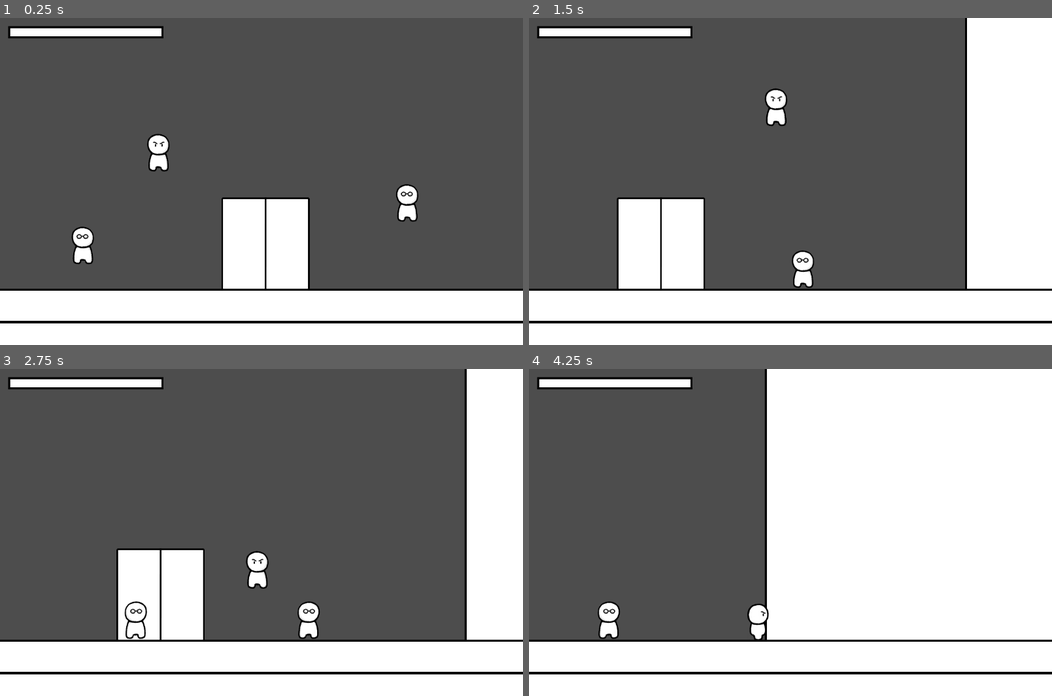
Above: before the commit, frames 1-4 (two rows, left to right).
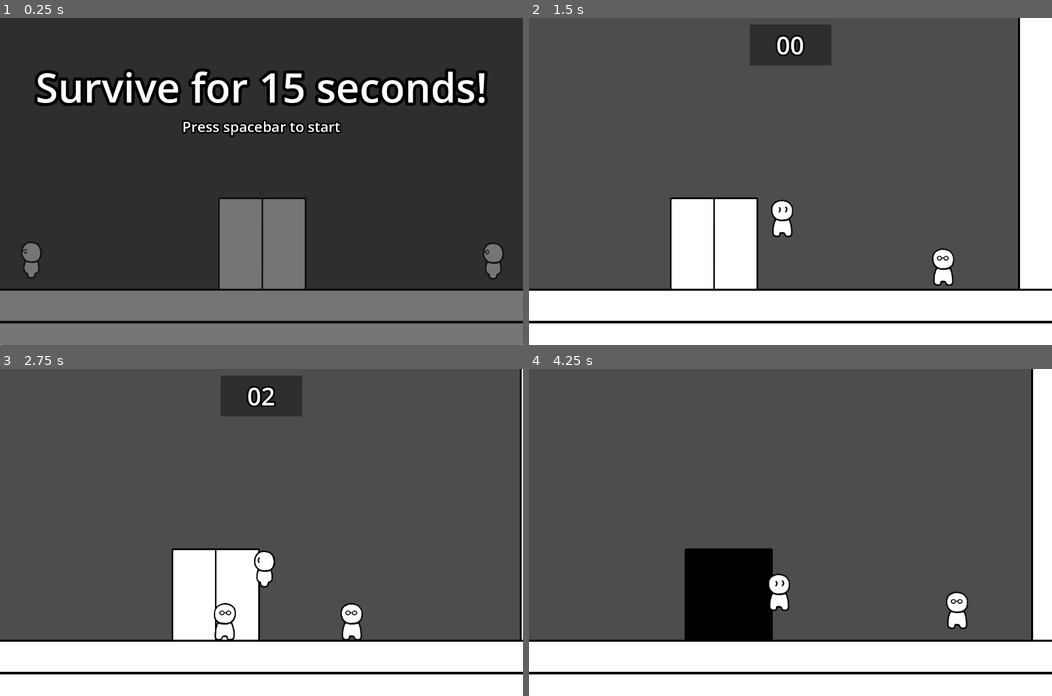
Above: after the commit, the same moments.

Repository: lluukinha/PildasMustFlee
Game: Godot game, scene res://scenes/levels/Level0.tscn
Same seed, same stepped clock (60 frames per second), same inputs: the game is played once before the commit and once after it. Before the commit the project starts from res://scenes/main.tscn.
Inputs:
- Up to frame 1 (0.25 s): no input
- Up to frame 2 (1.5 s): tap Space (Jump) at 0.5, 0.77, 1.07 s; hold D (MoveRight) from 0.53 s (still down); tap Z (Attack) at 0.6 s; tap X (Dash) at 0.8, 1.35 s
- Up to frame 3 (2.75 s): tap Space (Jump) at 1.52, 1.82, 2.3 s; tap Q (Transform) at 1.55, 2.1 s; release D (MoveRight) at 2.03 s; hold A (MoveLeft) from 2.03 s (still down)
- Up to frame 4 (4.25 s): release A (MoveLeft) at 2.78 s; hold D (MoveRight) from 2.78 s (still down); tap Space (Jump) at 2.85, 3.02, 3.32, 3.77, 4.07 s; tap Z (Attack) at 3.05, 3.6 s; tap X (Dash) at 3.8 s

The runs differ from the first frame. In frame 1, 98% of the frame differs, in the area x 0-100%, y 0-100%; in frame 2, 19%; in frame 3, 19%; in frame 4, 48%.

Commit message:
Level0 finished

Diff:
--- a/player.gd
+++ b/player.gd
@@ -1,5 +1,7 @@
 extends CharacterBody2D
 class_name Player
+
+signal died
 
 const NORMAL_SPEED = 300.0
 const DASH_SPEED = NORMAL_SPEED * 5
@@ -7,29 +9,47 @@
 
 const DASH: PowerUp = preload("res://powerups/dash.tres")
 const DOUBLE_JUMP: PowerUp = preload("res://powerups/double_jump.tres")
-const FIST = preload("res://scenes/powerups/fist.tscn")
+const FIST: PowerUp = preload("res://powerups/fist.tres")
+const FIST_SCENE = preload("res://scenes/powerups/fist.tscn")
 
 @onready var power_up_manager: PowerUpManager = %PowerUpManager
-@onready var body_animation: AnimatedSprite2D = %BodyAnimation
 @onready var fist: Sprite2D = $Visuals/fist
 @onready var attack_animation: AnimationPlayer = $AttackAnimation
 @onready var visuals: Node2D = %Visuals
 @onready var health_component: HealthComponent = $HealthComponent
+@onready var enemy_hurtbox_area: Area2D = %EnemyHurtboxArea
+
+@onready var angry_body_animation: AnimatedSprite2D = %AngryBodyAnimation
+@onready var normal_body_animation: AnimatedSprite2D = %NormalBodyAnimation
+
 
 
 # Get the gravity from the project settings to be synced with RigidBody nodes.
 var gravity = ProjectSettings.get_setting("physics/2d/default_gravity")
 
+var body_animation: AnimatedSprite2D
+
 var isFacingLeft = false
-var canDoubleJump = false
 var jumpCount = 0
 var maxJumps = 1
 var speed = NORMAL_SPEED
 var isTransformed = false
 var canMove = true
 
+var canDoubleJump = false
+var canDash = false
+var canAttack = false
+
 func _ready():
+	body_animation = normal_body_animation
+	angry_body_animation.visible = false
 	loadPowerUps()
+	enemy_hurtbox_area.body_entered.connect(on_enemy_body_entered)
+
+
+func on_enemy_body_entered(other_area: Node2D):
+	if other_area is BasicEnemy:
+		died.emit()
 
 
 func _physics_process(delta):
@@ -45,7 +65,7 @@
 
 func handle_keys_pressed():
 	# Handle dash
-	if Input.is_action_just_pressed("Dash"):
+	if  canDash && Input.is_action_just_pressed("Dash"):
 		dash()
 
 	# Handle jump.
@@ -53,11 +73,11 @@
 		jump()
 
 	# Handle attack
-	if Input.is_action_just_pressed("Attack"):
+	if canAttack && Input.is_action_just_pressed("Attack"):
 		attack()
 
-	if Input.is_action_just_pressed("Transform"):
-		isTransformed = !isTransformed
+	#if Input.is_action_just_pressed("Transform"):
+		#isTransformed = !isTransformed
 
 	# Get the input direction and handle the movement/deceleration.
 	# As good practice, you should replace UI actions with custom gameplay actions.
@@ -104,9 +124,13 @@
 			maxJumps = 2
 
 		elif (power_up.id == DASH.id):
+			canDash = true
 			var dashController = power_up.controller.instantiate() as DashPowerUpController
 			get_tree().get_first_node_in_group("power_up_controllers").add_child(dashController)
 			dashController.DashFinish.connect(on_dash_finish)
+
+		elif (power_up.id == FIST.id):
+			canAttack = true
 
 
 func attack():
--- a/player.tscn
+++ b/player.tscn
@@ -1,11 +1,11 @@
-[gd_scene load_steps=16 format=3 uid="uid://bcjmjkd0qgnok"]
+[gd_scene load_steps=23 format=3 uid="uid://bcjmjkd0qgnok"]
 
 [ext_resource type="Script" path="res://player.gd" id="1_wh2cd"]
 [ext_resource type="Texture2D" uid="uid://6skxsei2jaak" path="res://sprites/walking_player.png" id="2_ya0tt"]
 [ext_resource type="PackedScene" uid="uid://cacv685tn8dx5" path="res://scenes/manager/PowerUpManager.tscn" id="3_l2d8r"]
-[ext_resource type="Resource" uid="uid://j84qv01213ye" path="res://powerups/double_jump.tres" id="4_dcsue"]
+[ext_resource type="Texture2D" uid="uid://bpucx7emsmr6w" path="res://sprites/player.png" id="5_5vws1"]
 [ext_resource type="PackedScene" uid="uid://g38lucl12bnx" path="res://scenes/components/health_component.tscn" id="5_aj802"]
-[ext_resource type="Resource" uid="uid://ioos53twghib" path="res://powerups/dash.tres" id="5_lqfo4"]
+[ext_resource type="Texture2D" uid="uid://bsdh6vobb4dcs" path="res://sprites/player_inverted.png" id="6_vnaes"]
 
 [sub_resource type="AtlasTexture" id="AtlasTexture_imtax"]
 atlas = ExtResource("2_ya0tt")
@@ -56,6 +56,59 @@
 "speed": 5.0
 }]
 
+[sub_resource type="AtlasTexture" id="AtlasTexture_6p1ln"]
+atlas = ExtResource("5_5vws1")
+region = Rect2(0, 0, 62, 106)
+
+[sub_resource type="AtlasTexture" id="AtlasTexture_21ob0"]
+atlas = ExtResource("5_5vws1")
+region = Rect2(0, 0, 62, 106)
+
+[sub_resource type="AtlasTexture" id="AtlasTexture_87hcc"]
+atlas = ExtResource("5_5vws1")
+region = Rect2(128, 0, 61, 106)
+
+[sub_resource type="AtlasTexture" id="AtlasTexture_21k03"]
+atlas = ExtResource("6_vnaes")
+region = Rect2(496, 0, 62, 106)
+
+[sub_resource type="AtlasTexture" id="AtlasTexture_bv4a2"]
+atlas = ExtResource("6_vnaes")
+region = Rect2(372, 0, 62, 106)
+
+[sub_resource type="SpriteFrames" id="SpriteFrames_gn0ha"]
+animations = [{
+"frames": [{
+"duration": 1.0,
+"texture": SubResource("AtlasTexture_6p1ln")
+}],
+"loop": true,
+"name": &"default",
+"speed": 5.0
+}, {
+"frames": [{
+"duration": 1.0,
+"texture": SubResource("AtlasTexture_21ob0")
+}, {
+"duration": 1.0,
+"texture": SubResource("AtlasTexture_87hcc")
+}],
+"loop": true,
+"name": &"walk",
+"speed": 5.0
+}, {
+"frames": [{
+"duration": 1.0,
+"texture": SubResource("AtlasTexture_21k03")
+}, {
+"duration": 1.0,
+"texture": SubResource("AtlasTexture_bv4a2")
+}],
+"loop": true,
+"name": &"walk_left",
+"speed": 5.0
+}]
+
 [sub_resource type="CircleShape2D" id="CircleShape2D_3x2wq"]
 radius = 10.232
 
@@ -72,22 +125,29 @@
 "punch": SubResource("Animation_fsco0")
 }
 
+[sub_resource type="CircleShape2D" id="CircleShape2D_2wubg"]
+
 [node name="Player" type="CharacterBody2D" groups=["player"]]
 script = ExtResource("1_wh2cd")
 
 [node name="PowerUpManager" parent="." instance=ExtResource("3_l2d8r")]
 unique_name_in_owner = true
-resources = Array[Resource("res://powerups/power_up.gd")]([ExtResource("4_dcsue"), ExtResource("5_lqfo4")])
 
 [node name="HealthComponent" parent="." instance=ExtResource("5_aj802")]
+max_health = 1.0
 
 [node name="PowerUpControllers" type="Node2D" parent="." groups=["power_up_controllers"]]
 
 [node name="Visuals" type="Node2D" parent="."]
 
-[node name="BodyAnimation" type="AnimatedSprite2D" parent="Visuals"]
+[node name="AngryBodyAnimation" type="AnimatedSprite2D" parent="Visuals"]
 unique_name_in_owner = true
 sprite_frames = SubResource("SpriteFrames_3yia7")
+offset = Vector2(0, -47)
+
+[node name="NormalBodyAnimation" type="AnimatedSprite2D" parent="Visuals"]
+unique_name_in_owner = true
+sprite_frames = SubResource("SpriteFrames_gn0ha")
 offset = Vector2(0, -47)
 
 [node name="Collider" type="CollisionShape2D" parent="."]
@@ -99,3 +159,13 @@
 libraries = {
 "": SubResource("AnimationLibrary_oiwoy")
 }
+
+[node name="EnemyHurtboxArea" type="Area2D" parent="."]
+unique_name_in_owner = true
+collision_layer = 0
+collision_mask = 2
+
+[node name="CollisionShape2D" type="CollisionShape2D" parent="EnemyHurtboxArea"]
+position = Vector2(1, -44)
+scale = Vector2(1.76, 4.4)
+shape = SubResource("CircleShape2D_2wubg")
--- /dev/null
+++ b/powerups/fist.tres
@@ -0,0 +1,8 @@
+[gd_resource type="Resource" script_class="PowerUp" load_steps=2 format=3 uid="uid://655p2swecnua"]
+
+[ext_resource type="Script" path="res://powerups/power_up.gd" id="1_r50rr"]
+
+[resource]
+resource_name = "Double Jump"
+script = ExtResource("1_r50rr")
+id = "fist"
--- a/project.godot
+++ b/project.godot
@@ -11,7 +11,7 @@
 [application]
 
 config/name="PildasMustRun"
-run/main_scene="res://scenes/main.tscn"
+run/main_scene="res://scenes/levels/Level0.tscn"
 config/features=PackedStringArray("4.2", "Forward Plus")
 config/icon="res://icon.svg"
 
--- a/scenes/GameCamera.gd
+++ b/scenes/GameCamera.gd
@@ -17,6 +17,6 @@
 func acquire_target():
 	var player_node = get_tree().get_first_node_in_group("player") as Player
 	if player_node != null:
-		var offsetX = 800 if player_node.isFacingLeft else 400
+		var offsetX = 800 if player_node.isFacingLeft else 500
 		var posX = player_node.global_position.x - offsetX
 		target_position = Vector2(posX, global_position.y)
--- a/scenes/game_objects/basic_enemy.gd
+++ b/scenes/game_objects/basic_enemy.gd
@@ -46,6 +46,14 @@
 		move_and_slide()
 
 
+func stopMovement():
+	canMove = false
+
+
+func startMovement():
+	canMove = true
+
+
 func accelerate_in_direction(direction: float):
 	var desired_velocity = Vector2(direction, 1)
 	velocity = velocity.lerp(desired_velocity, 1 - exp(-3 * get_process_delta_time()))
--- a/scenes/game_objects/basic_enemy.tscn
+++ b/scenes/game_objects/basic_enemy.tscn
@@ -105,7 +105,7 @@
 [sub_resource type="CircleShape2D" id="CircleShape2D_tf3h0"]
 radius = 29.6298
 
-[node name="BasicEnemy" type="CharacterBody2D"]
+[node name="BasicEnemy" type="CharacterBody2D" groups=["enemy"]]
 collision_layer = 2
 collision_mask = 2
 script = ExtResource("1_6yu3g")
--- a/scenes/game_objects/lift.gd
+++ b/scenes/game_objects/lift.gd
@@ -21,11 +21,18 @@
 		close_and_transitionate()
 
 
-func open():
+func open(changeCollision: bool):
 	animated_sprite_2d.play("open")
 	await get_tree().create_timer(.5).timeout
 	animated_sprite_2d.play("opened")
-	collision.disabled = false
+	if (changeCollision):
+		collision.disabled = false
+
+
+func close():
+	animated_sprite_2d.play("close")
+	await get_tree().create_timer(.5).timeout
+	animated_sprite_2d.play("closed")
 
 
 func close_and_transitionate():
--- /dev/null
+++ b/scenes/levels/Level0.gd
@@ -0,0 +1,66 @@
+extends Node2D
+
+@onready var lift: Lift = %Lift
+@onready var time_counter: TimeCounter = $TimeCounter
+@onready var player: Player = $Foreground/Player
+
+const floor_clear_scene = preload("res://scenes/ui/floor_clear.tscn")
+const full_screen_text_ui_scene = preload("res://scenes/ui/full_screen_text_ui.tscn")
+
+func _ready():
+	player.visible = false
+	player.canMove = false
+	get_tree().call_group("enemy", "stopMovement")
+
+	var start_text_instance = full_screen_text_ui_scene.instantiate() as FullScreenTextUI
+	start_text_instance.labelText = "Survive for 15 seconds!"
+	add_child(start_text_instance)
+	start_text_instance.start.connect(on_start_level)
+
+	time_counter.timeout.connect(on_counter_timeout)
+	player.died.connect(on_player_died)
+
+
+func on_player_died():
+	var player_died_text_instance = full_screen_text_ui_scene.instantiate() as FullScreenTextUI
+	player_died_text_instance.labelText = "You got caught!"
+	player_died_text_instance.pressKeylabelText = "Press spacebar to restart level!"
+	add_child(player_died_text_instance)
+	player_died_text_instance.start.connect(on_restart)
+
+
+func on_restart():
+	get_tree().reload_current_scene()
+
+
+func finish():
+	await get_tree().create_timer(.5).timeout
+
+	var floor_clear_instance = floor_clear_scene.instantiate()
+	get_tree().get_first_node_in_group("foreground_layer").add_child(floor_clear_instance)
+	await get_tree().create_timer(2.0).timeout
+
+	lift.open(true)
+
+
+func on_start_level():
+	lift.open(false)
+	await get_tree().create_timer(.4).timeout
+	player.visible = true
+	player.canMove = true
+
+
+	lift.close()
+	await get_tree().create_timer(.5).timeout
+
+	get_tree().call_group("enemy", "startMovement")
+
+
+	time_counter.visible = true
+	player.isTransformed = true
+
+
+func on_counter_timeout():
+	time_counter.queue_free()
+	get_tree().call_group("enemy", "on_died")
+	finish()
--- a/scenes/main.tscn
+++ b/scenes/levels/Level0.tscn
@@ -1,17 +1,18 @@
-[gd_scene load_steps=12 format=3 uid="uid://dhn6yimp3v66u"]
+[gd_scene load_steps=13 format=3 uid="uid://dhn6yimp3v66u"]
 
-[ext_resource type="PackedScene" uid="uid://bcjmjkd0qgnok" path="res://player.tscn" id="1_3l2e0"]
-[ext_resource type="Script" path="res://scenes/main.gd" id="1_rvgyq"]
-[ext_resource type="PackedScene" uid="uid://b5fqa2i5ox6on" path="res://scenes/GameCamera.tscn" id="2_m3euf"]
-[ext_resource type="Texture2D" uid="uid://d1a8tqe78sk5c" path="res://map/platform.png" id="2_q5kly"]
-[ext_resource type="PackedScene" uid="uid://cdrh6j3q5ekci" path="res://scenes/game_objects/basic_enemy.tscn" id="4_5iw67"]
-[ext_resource type="PackedScene" uid="uid://dwnbcvg7ey0pl" path="res://scenes/game_objects/lift.tscn" id="5_whcmy"]
-[ext_resource type="PackedScene" uid="uid://d008ahfuqiv0d" path="res://scenes/ui/hud.tscn" id="7_w4dkp"]
+[ext_resource type="Script" path="res://scenes/levels/Level0.gd" id="1_nm6cf"]
+[ext_resource type="Texture2D" uid="uid://d1a8tqe78sk5c" path="res://map/platform.png" id="2_62teb"]
+[ext_resource type="PackedScene" uid="uid://b5fqa2i5ox6on" path="res://scenes/GameCamera.tscn" id="3_rm5mb"]
+[ext_resource type="PackedScene" uid="uid://dwnbcvg7ey0pl" path="res://scenes/game_objects/lift.tscn" id="4_c6hu7"]
+[ext_resource type="PackedScene" uid="uid://cdrh6j3q5ekci" path="res://scenes/game_objects/basic_enemy.tscn" id="5_pxr8f"]
+[ext_resource type="PackedScene" uid="uid://bcjmjkd0qgnok" path="res://player.tscn" id="6_lguv1"]
+[ext_resource type="PackedScene" uid="uid://d008ahfuqiv0d" path="res://scenes/ui/hud.tscn" id="7_dq2ly"]
+[ext_resource type="PackedScene" uid="uid://bwh323hnbt0j3" path="res://scenes/ui/time_counter.tscn" id="8_318b6"]
 
 [sub_resource type="PhysicsMaterial" id="PhysicsMaterial_2av8j"]
 
 [sub_resource type="TileSetAtlasSource" id="TileSetAtlasSource_gdfhx"]
-texture = ExtResource("2_q5kly")
+texture = ExtResource("2_62teb")
 texture_region_size = Vector2i(24, 24)
 1:0/0 = 0
 1:0/0/physics_layer_0/linear_velocity = Vector2(0, 0)
@@ -2201,8 +2202,8 @@
 [sub_resource type="RectangleShape2D" id="RectangleShape2D_6kxks"]
 size = Vector2(856.75, 707)
 
-[node name="Main" type="Node2D"]
-script = ExtResource("1_rvgyq")
+[node name="Level0" type="Node2D"]
+script = ExtResource("1_nm6cf")
 
 [node name="TileMap" type="TileMap" parent="."]
 position = Vector2(113, 169)
@@ -2242,18 +2243,23 @@
 
 [node name="Entities" type="Node2D" parent="." groups=["entities_layer"]]
 
-[node name="BasicEnemy" parent="Entities" instance=ExtResource("4_5iw67")]
-position = Vector2(991, 478)
+[node name="BasicEnemy" parent="Entities" instance=ExtResource("5_pxr8f")]
+position = Vector2(1207, 641)
 
-[node name="BasicEnemy2" parent="Entities" instance=ExtResource("4_5iw67")]
-position = Vector2(197, 582)
+[node name="BasicEnemy2" parent="Entities" instance=ExtResource("5_pxr8f")]
+position = Vector2(77, 639)
 
 [node name="Foreground" type="Node2D" parent="." groups=["foreground_layer"]]
 
-[node name="Player" parent="Foreground" instance=ExtResource("1_3l2e0")]
-position = Vector2(380, 342)
+[node name="Player" parent="Foreground" instance=ExtResource("6_lguv1")]
+position = Vector2(638, 649)
 
 [node name="PowerUps" type="Node2D" parent="Foreground" groups=["powerups"]]
 
-[node name="HUD" parent="." node_paths=PackedStringArray("player") instance=ExtResource("7_w4dkp")]
+[node name="HUD" parent="." node_paths=PackedStringArray("player") instance=ExtResource("7_dq2ly")]
+visible = false
 player = NodePath("../Foreground/Player")
+
+[node name="TimeCounter" parent="." instance=ExtResource("8_318b6")]
+visible = false
+timer_in_seconds = 15
--- a/scenes/main.gd
+++ /dev/null
@@ -1,31 +0,0 @@
-extends Node2D
-
-@onready var lift: Lift = %Lift
-
-const floor_clear_scene = preload("res://scenes/ui/floor_clear.tscn")
-
-var enemiies_killed = 0
-
-func _ready():
-	GameEvents.enemy_died.connect(on_enemy_died)
-
-
-func _process(delta):
-	if (enemiies_killed == 2):
-		finish()
-
-
-func finish():
-	enemiies_killed = 0
-	await get_tree().create_timer(.5).timeout
-
-	var floor_clear_instance = floor_clear_scene.instantiate()
-	get_tree().get_first_node_in_group("foreground_layer").add_child(floor_clear_instance)
-	await get_tree().create_timer(2.0).timeout
-
-	lift.open()
-
-
-func on_enemy_died():
-	enemiies_killed +=1
-	print(enemiies_killed)
--- /dev/null
+++ b/scenes/ui/full_screen_text_ui.gd
@@ -0,0 +1,23 @@
+extends CanvasLayer
+class_name FullScreenTextUI
+
+signal start
+
+@export var labelText: String
+@export var pressKeylabelText: String = "Press spacebar to start"
+
+@onready var press_any_key_label: Label = %PressAnyKeyLabel
+@onready var level_description_label: Label = %LevelDescriptionLabel
+
+func _ready():
+	level_description_label.text = labelText
+	press_any_key_label.text = pressKeylabelText
+	pressKeylabelText
+	get_tree().paused = true
+
+
+func _unhandled_key_input(event):
+	if event.is_action("Jump"):
+		get_tree().paused = false
+		start.emit()
+		queue_free()
--- /dev/null
+++ b/scenes/ui/full_screen_text_ui.tscn
@@ -0,0 +1,37 @@
+[gd_scene load_steps=2 format=3 uid="uid://3yigavta4fnn"]
+
+[ext_resource type="Script" path="res://scenes/ui/full_screen_text_ui.gd" id="1_ecss0"]
+
+[node name="FullScreenTextUI" type="CanvasLayer"]
+process_mode = 3
+script = ExtResource("1_ecss0")
+
+[node name="PanelContainer" type="PanelContainer" parent="."]
+offset_right = 1280.0
+offset_bottom = 800.0
+
+[node name="MarginContainer" type="MarginContainer" parent="PanelContainer"]
+layout_mode = 2
+theme_override_constants/margin_top = 100
+
+[node name="VBoxContainer" type="VBoxContainer" parent="PanelContainer/MarginContainer"]
+layout_mode = 2
+
+[node name="LevelDescriptionLabel" type="Label" parent="PanelContainer/MarginContainer/VBoxContainer"]
+unique_name_in_owner = true
+layout_mode = 2
+theme_override_colors/font_outline_color = Color(0, 0, 0, 1)
+theme_override_constants/outline_size = 30
+theme_override_font_sizes/font_size = 100
+text = "text here"
+horizontal_alignment = 1
+vertical_alignment = 1
+
+[node name="PressAnyKeyLabel" type="Label" parent="PanelContainer/MarginContainer/VBoxContainer"]
+unique_name_in_owner = true
+layout_mode = 2
+theme_override_colors/font_outline_color = Color(0, 0, 0, 1)
+theme_override_constants/outline_size = 15
+theme_override_font_sizes/font_size = 35
+text = "Press spacebar to start"
+horizontal_alignment = 1
--- /dev/null
+++ b/scenes/ui/time_counter.gd
@@ -0,0 +1,36 @@
+extends CanvasLayer
+class_name TimeCounter
+
+signal timeout
+
+@export var timer_in_seconds: int = 5
+@export var backwards: bool = false
+
+@onready var time_label: Label = %TimeLabel
+@onready var timer: Timer = $Timer
+
+var counter = 0
+
+func _ready():
+	if backwards:
+		counter = timer_in_seconds
+
+	format_counter_to_string()
+	timer.timeout.connect(on_timer_timeout)
+
+
+func on_timer_timeout():
+	if backwards:
+		counter -= 1
+	else:
+		counter += 1
+
+	format_counter_to_string()
+
+	if (backwards && counter < 0 || !backwards && counter > timer_in_seconds):
+		timer.stop()
+		timeout.emit()
+
+
+func format_counter_to_string():
+	time_label.text = "%02d" % counter
--- /dev/null
+++ b/scenes/ui/time_counter.tscn
@@ -0,0 +1,34 @@
+[gd_scene load_steps=2 format=3 uid="uid://bwh323hnbt0j3"]
+
+[ext_resource type="Script" path="res://scenes/ui/time_counter.gd" id="1_r074v"]
+
+[node name="TimeCounter" type="CanvasLayer"]
+script = ExtResource("1_r074v")
+
+[node name="Timer" type="Timer" parent="."]
+autostart = true
+
+[node name="MarginContainer" type="MarginContainer" parent="."]
+custom_minimum_size = Vector2(170, 100)
+anchors_preset = 5
+anchor_left = 0.5
+anchor_right = 0.5
+offset_left = -100.0
+offset_right = 100.0
+offset_bottom = 150.0
+grow_horizontal = 2
+theme_override_constants/margin_top = 16
+
+[node name="PanelContainer" type="PanelContainer" parent="MarginContainer"]
+custom_minimum_size = Vector2(170, 100)
+layout_mode = 2
+size_flags_vertical = 0
+
+[node name="TimeLabel" type="Label" parent="MarginContainer/PanelContainer"]
+unique_name_in_owner = true
+layout_mode = 2
+theme_override_colors/font_outline_color = Color(0, 0, 0, 1)
+theme_override_constants/outline_size = 16
+theme_override_font_sizes/font_size = 60
+text = "15"
+horizontal_alignment = 1
Not shown: 1 places in scenes/levels/Level0.tscn that only renumber resources
